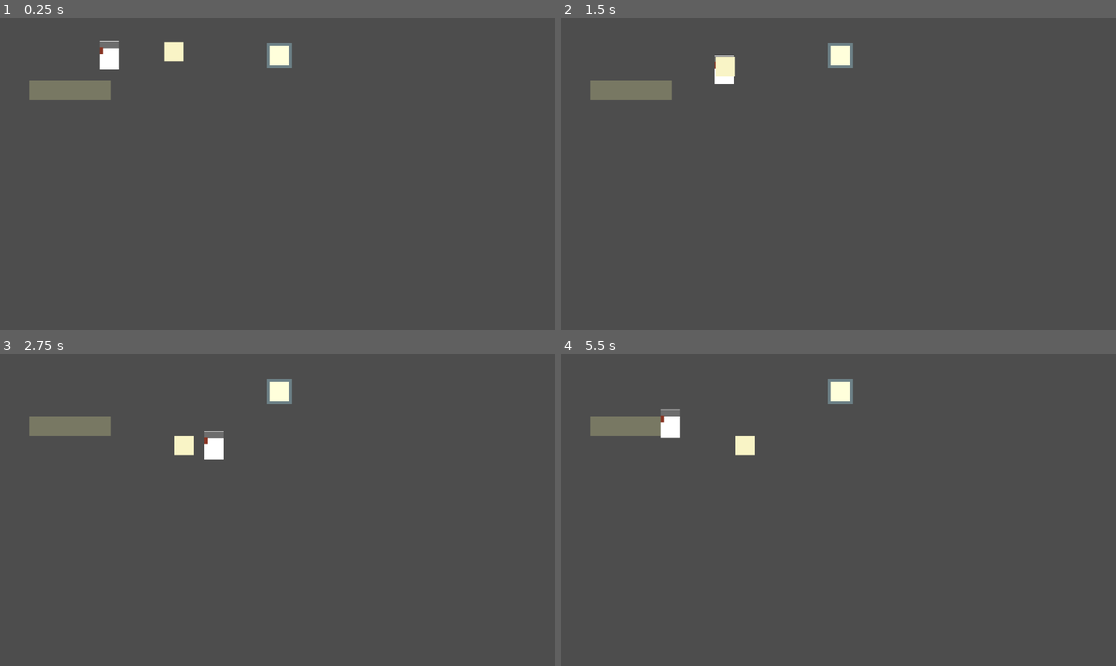
Above: before the commit, frames 1-4 (two rows, left to right).
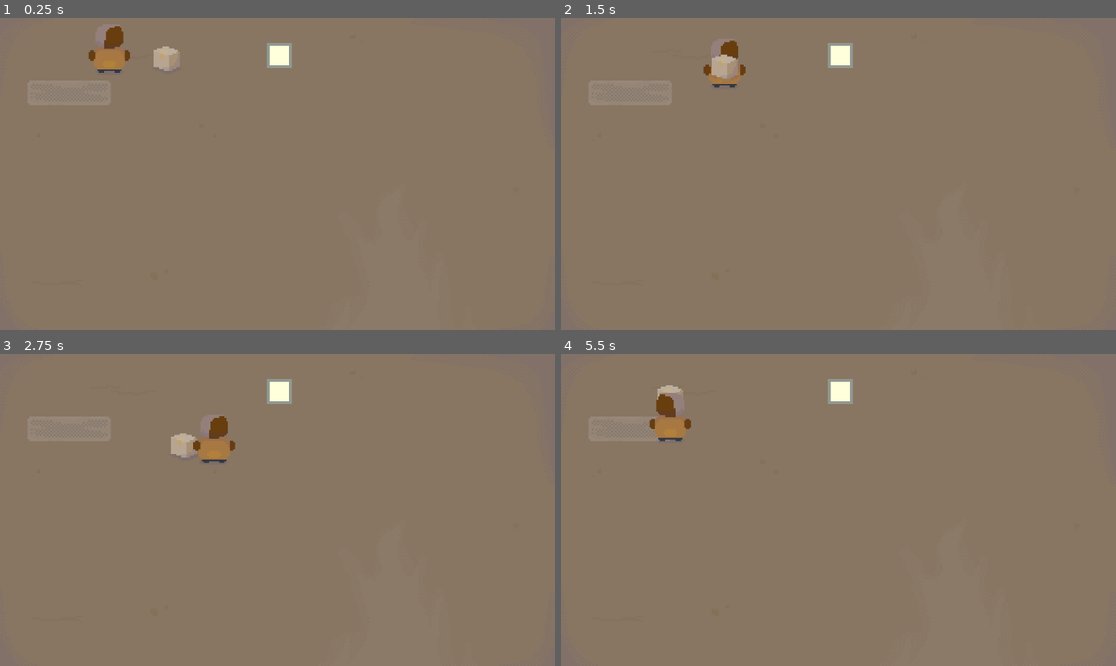
Above: after the commit, the same moments.

Repository: Cobeannn/video-game
Game: Godot game, scene res://scenes/main_game.tscn
Same seed, same stepped clock (60 frames per second), same inputs: the game is played once before the commit and once after it.
Inputs:
- Up to frame 1 (0.25 s): no input
- Up to frame 2 (1.5 s): tap Enter at 0.5 s; hold Right (ui_right) 0.53-1.28 s; tap E (ui_interact) at 0.6, 1.35 s; hold Down (ui_down) from 1.28 s (still down)
- Up to frame 3 (2.75 s): release Down (ui_down) at 2.03 s; hold Right (ui_right) from 2.03 s (still down); tap E (ui_interact) at 2.1 s
- Up to frame 4 (5.5 s): release Right (ui_right) at 2.78 s; hold Up (ui_up) 2.78-3.53 s; tap E (ui_interact) every 0.75 s from 2.85 to 5.1 s; hold Left (ui_left) 3.53-5.03 s; tap Escape (ui_cancel) at 4.15 s; hold Down (ui_down) from 5.03 s (still down)

The runs differ from the first frame. In frame 1, 99% of the frame differs, in the area x 0-100%, y 0-100%; in frame 2, 99%; in frame 3, 99%; in frame 4, 99%.

Commit message:
Adding Sprites and simple animation

Diff:
--- a/video-game/project.godot
+++ b/video-game/project.godot
@@ -74,4 +74,5 @@
 
 [rendering]
 
+textures/canvas_textures/default_texture_filter=0
 rendering_device/driver.windows="d3d12"
--- a/video-game/scenes/main_game.tscn
+++ b/video-game/scenes/main_game.tscn
@@ -1,62 +1,53 @@
 [gd_scene format=3 uid="uid://du0eu2qjupty6"]
 
+[ext_resource type="Texture2D" uid="uid://fxjnejtatmuj" path="res://Images/game floor.png" id="1_70vka"]
 [ext_resource type="Script" uid="uid://bpw0u0s0vnbvw" path="res://scripts/player.gd" id="1_s3esy"]
 [ext_resource type="Script" uid="uid://dkdh66s1u6nx0" path="res://scripts/shelf.gd" id="2_0rdsr"]
 [ext_resource type="PackedScene" uid="uid://dmakkqs5fc0kn" path="res://scenes/stock_box.tscn" id="2_d2op2"]
 [ext_resource type="PackedScene" uid="uid://d2icq5x8xukoa" path="res://scenes/shelf.tscn" id="3_0rdsr"]
 [ext_resource type="Script" uid="uid://2tr8gnr0cuom" path="res://scripts/computer.gd" id="4_ygxny"]
 [ext_resource type="PackedScene" uid="uid://sfysshowwg78" path="res://scenes/computer.tscn" id="5_ygxny"]
+[ext_resource type="Texture2D" uid="uid://755yxp6p5p6" path="res://Images/game character.png" id="7_70vka"]
 
-[sub_resource type="RectangleShape2D" id="RectangleShape2D_q7yvd"]
-size = Vector2(40, 59)
+[sub_resource type="CapsuleShape2D" id="CapsuleShape2D_70vka"]
+radius = 9.0
 
 [node name="Node2D" type="Node2D" unique_id=397669883]
+
+[node name="Floor" type="Sprite2D" parent="." unique_id=20112170]
+z_index = -2
+position = Vector2(575.99994, 323.99997)
+scale = Vector2(3.5999997, 3.6)
+texture = ExtResource("1_70vka")
 
 [node name="Shelf" parent="." unique_id=1506199328 node_paths=PackedStringArray("player", "stock_box") instance=ExtResource("3_0rdsr")]
 position = Vector2(145, 150)
 script = ExtResource("2_0rdsr")
 player = NodePath("../CharacterBody2D")
-stock_box = NodePath("../Stock_box")
+stock_box = NodePath("../Stock")
 
 [node name="Computer" parent="." unique_id=439430676 node_paths=PackedStringArray("player") instance=ExtResource("5_ygxny")]
 position = Vector2(580, 78)
 script = ExtResource("4_ygxny")
 player = NodePath("../CharacterBody2D")
 
-[node name="CharacterBody2D" type="CharacterBody2D" parent="." unique_id=1876019374 node_paths=PackedStringArray("stock")]
+[node name="CharacterBody2D" type="CharacterBody2D" parent="." unique_id=1876019374 node_paths=PackedStringArray("stock", "sprite")]
 position = Vector2(227, 78)
 script = ExtResource("1_s3esy")
-stock = NodePath("../Stock_box")
+stock = NodePath("../Stock")
+sprite = NodePath("Sprite2D")
 
-[node name="ColorRect" type="ColorRect" parent="CharacterBody2D" unique_id=1291774109]
-offset_left = -20.0
-offset_top = -30.0
-offset_right = 20.0
-offset_bottom = 29.0
-metadata/_edit_use_anchors_ = true
-
-[node name="ColorRect2" type="ColorRect" parent="CharacterBody2D" unique_id=1488399180]
-offset_left = -20.0
-offset_top = -29.0
-offset_right = 20.0
-offset_bottom = -15.0
-color = Color(0.427493, 0.42749307, 0.42749307, 1)
-metadata/_edit_use_anchors_ = true
-
-[node name="ColorRect3" type="ColorRect" parent="CharacterBody2D" unique_id=599314515]
-offset_left = -20.0
-offset_top = -17.0
-offset_right = -13.0
-offset_bottom = -3.0
-color = Color(0.53884655, 0.20902741, 0.1398598, 1)
-metadata/_edit_use_anchors_ = true
+[node name="Sprite2D" type="Sprite2D" parent="CharacterBody2D" unique_id=166154621]
+scale = Vector2(3.6, 3.6)
+texture = ExtResource("7_70vka")
 
 [node name="CollisionShape2D" type="CollisionShape2D" parent="CharacterBody2D" unique_id=1994678154]
-shape = SubResource("RectangleShape2D_q7yvd")
+position = Vector2(0, -15)
+scale = Vector2(3.6, 3.6)
+shape = SubResource("CapsuleShape2D_70vka")
 
-[node name="Stock_box" parent="." unique_id=1921048739 node_paths=PackedStringArray("player", "shelf") instance=ExtResource("2_d2op2")]
-z_index = -1
-position = Vector2(361, 70)
+[node name="Stock" parent="." unique_id=1921048739 node_paths=PackedStringArray("player", "shelf") instance=ExtResource("2_d2op2")]
+position = Vector2(346, 85)
 player = NodePath("../CharacterBody2D")
 shelf = NodePath("../Shelf")
 
@@ -64,5 +55,5 @@
 [connection signal="body_exited" from="Shelf" to="CharacterBody2D" method="_not_touch_shelf"]
 [connection signal="body_entered" from="Computer" to="CharacterBody2D" method="_on_computer_body_entered"]
 [connection signal="body_exited" from="Computer" to="CharacterBody2D" method="_on_computer_body_exited"]
-[connection signal="body_entered" from="Stock_box" to="CharacterBody2D" method="_on_stock_touch"]
-[connection signal="body_exited" from="Stock_box" to="CharacterBody2D" method="_on_stock_exit"]
+[connection signal="body_entered" from="Stock" to="CharacterBody2D" method="_on_stock_body_entered"]
+[connection signal="body_exited" from="Stock" to="CharacterBody2D" method="_on_stock_body_exited"]
--- a/video-game/scenes/shelf.tscn
+++ b/video-game/scenes/shelf.tscn
@@ -1,17 +1,17 @@
 [gd_scene format=3 uid="uid://d2icq5x8xukoa"]
 
+[ext_resource type="Texture2D" uid="uid://bopjlnqo8wly0" path="res://Images/shelf.png" id="1_eyi4x"]
+
 [sub_resource type="RectangleShape2D" id="RectangleShape2D_x5u3a"]
-size = Vector2(169.5, 90.5)
+size = Vector2(173, 90)
 
 [node name="Shelf" type="Area2D" unique_id=1506199328]
 
 [node name="CollisionShape2D" type="CollisionShape2D" parent="." unique_id=722490885]
-position = Vector2(0.25, 24.75)
+position = Vector2(-1.5, 25)
 shape = SubResource("RectangleShape2D_x5u3a")
 
-[node name="ColorRect" type="ColorRect" parent="." unique_id=1134680868]
-offset_left = -84.0
-offset_top = -20.0
-offset_right = 85.0
-offset_bottom = 20.0
-color = Color(0.47058824, 0.47058824, 0.3882353, 1)
+[node name="Sprite2D" type="Sprite2D" parent="." unique_id=1214507825]
+position = Vector2(-383, 135)
+scale = Vector2(3.6, 3.6)
+texture = ExtResource("1_eyi4x")
--- a/video-game/scenes/stock.tscn
+++ b/video-game/scenes/stock.tscn
@@ -1,12 +1,8 @@
 [gd_scene format=3 uid="uid://k2ojp0b1oyvh"]
 
-[ext_resource type="Script" uid="uid://bjlddfvgkuh33" path="res://scripts/stock.gd" id="1_y5bj3"]
+[ext_resource type="Texture2D" uid="uid://6d1e6a071u5u" path="res://Images/stock.png" id="1_y5bj3"]
 
-[node name="ColorRect" type="ColorRect" unique_id=2010812669]
-offset_left = -27.0
-offset_top = -13.0
-offset_right = 28.0
-offset_bottom = 14.0
-pivot_offset = Vector2(26.83, 12.85)
-color = Color(1, 1, 0.6745098, 1)
-script = ExtResource("1_y5bj3")
+[node name="Sprite2D" type="Sprite2D" unique_id=44701702]
+position = Vector2(-381, 124.00001)
+scale = Vector2(3.6, 3.6)
+texture = ExtResource("1_y5bj3")
--- a/video-game/scenes/stock_box.tscn
+++ b/video-game/scenes/stock_box.tscn
@@ -1,28 +1,18 @@
 [gd_scene format=3 uid="uid://dmakkqs5fc0kn"]
 
 [ext_resource type="Script" uid="uid://dt4wmjeqnp7b1" path="res://scripts/stock_box.gd" id="1_y5bj3"]
+[ext_resource type="Texture2D" uid="uid://cf3q8ifkjho61" path="res://Images/box.png" id="2_qgcqj"]
 
-[sub_resource type="RectangleShape2D" id="RectangleShape2D_72e8q"]
-size = Vector2(73, 70)
+[sub_resource type="CircleShape2D" id="CircleShape2D_5quhh"]
+radius = 66.0
 
-[node name="Stock" type="Area2D" unique_id=1921048739 node_paths=PackedStringArray("player")]
+[node name="Stock" type="Area2D" unique_id=1921048739]
 script = ExtResource("1_y5bj3")
-player = NodePath("")
-
-[node name="ColorRect" type="ColorRect" parent="." unique_id=36432530]
-anchors_preset = 8
-anchor_left = 0.5
-anchor_top = 0.5
-anchor_right = 0.5
-anchor_bottom = 0.5
-offset_left = -20.0
-offset_top = -20.0
-offset_right = 20.0
-offset_bottom = 20.0
-grow_horizontal = 2
-grow_vertical = 2
-pivot_offset = Vector2(62, 54)
-color = Color(0.9764706, 0.95686275, 0.7764706, 1)
 
 [node name="CollisionShape2D" type="CollisionShape2D" parent="." unique_id=1480843290]
-shape = SubResource("RectangleShape2D_72e8q")
+shape = SubResource("CircleShape2D_5quhh")
+
+[node name="Sprite2D" type="Sprite2D" parent="." unique_id=464930205]
+position = Vector2(-182, 39)
+scale = Vector2(3.6, 3.6)
+texture = ExtResource("2_qgcqj")
--- a/video-game/scripts/player.gd
+++ b/video-game/scripts/player.gd
@@ -3,10 +3,12 @@
 var pick_up = false
 var can_stock = false
 var computer_interact = false
+var direction_x = 0
 
 const SPEED = 150.0
 
 @export var stock: Area2D
+@export var sprite: Sprite2D
 
 func _physics_process(delta: float) -> void:
 	var direction_x := Input.get_axis("ui_left", "ui_right")
@@ -20,6 +22,17 @@
 	else:
 		velocity.y = move_toward(velocity.x, 0, SPEED)
 
+	if direction_x == -1 and sprite.flip_h == false:
+		sprite.flip_h = true
+		sprite.scale.y = sprite.scale.y/1.1
+		await get_tree().create_timer(0.1).timeout
+		sprite.scale.y = 3.6
+	if direction_x == 1 and sprite.flip_h == true:
+		sprite.flip_h = false
+		sprite.scale.y = sprite.scale.x/1.1
+		await get_tree().create_timer(0.1).timeout
+		sprite.scale.y = 3.6
+
 	move_and_slide()
 
 
@@ -28,15 +41,9 @@
 
 
 func _process(delta):
+	direction_x = Input.get_axis("ui_left", "ui_right")
 	if Input.is_action_just_pressed("ui_interact") and interactable:
 		pick_up = true
-
-func _on_stock_touch(body: Node2D) -> void:
-	interactable = true
-
-
-func _on_stock_exit(body: Node2D) -> void:
-	interactable = false
 
 
 func _touch_shelf(body: Node2D) -> void:
@@ -56,3 +63,16 @@
 
 func _on_computer_body_exited(body: Node2D) -> void:
 	computer_interact = false
+
+
+func _on_stock_body_entered(body: Node2D) -> void:
+	interactable = true
+
+
+func _on_stock_body_exited(body: Node2D) -> void:
+	interactable = false
+
+func squish(squish_amount,squish_time):
+	sprite.scale.y = sprite.scale.x/squish_amount
+	await get_tree().create_timer(squish_time).timeout
+	sprite.scale.y = 3.6
--- a/video-game/scripts/stock_box.gd
+++ b/video-game/scripts/stock_box.gd
@@ -30,10 +30,11 @@
 		queue_free()
 	if player.pick_up and not in_box.is_empty():
 		z_index = 0
-		move_child(self, 0)
 		var tween = get_tree().create_tween()
 		tween.tween_property(self, "position", player.position + Vector2(30,0)*Input.get_axis("ui_left","ui_right")+Vector2(0,lift), 0.1)
 		await get_tree().create_timer(0.2).timeout
 		if Input.is_action_just_pressed("ui_interact") and not player.can_stock:
+			player.squish(1.2,0.1)
+			move_toward(position.x, position.x+player.direction_x*10, 0.1)
 			player.pick_up = false
 			z_index = -1
